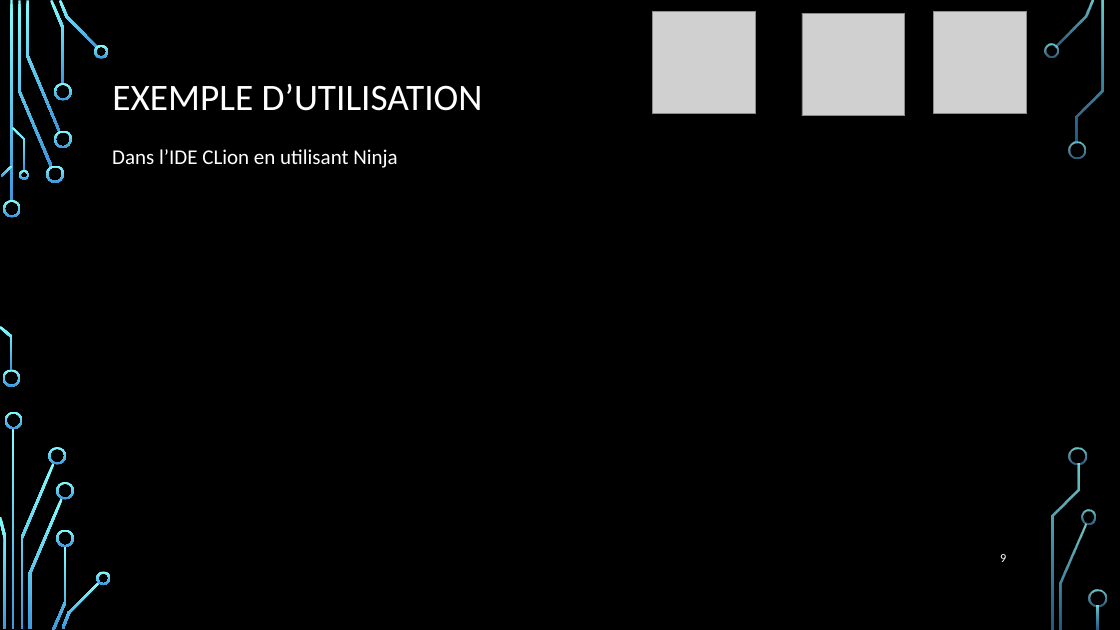
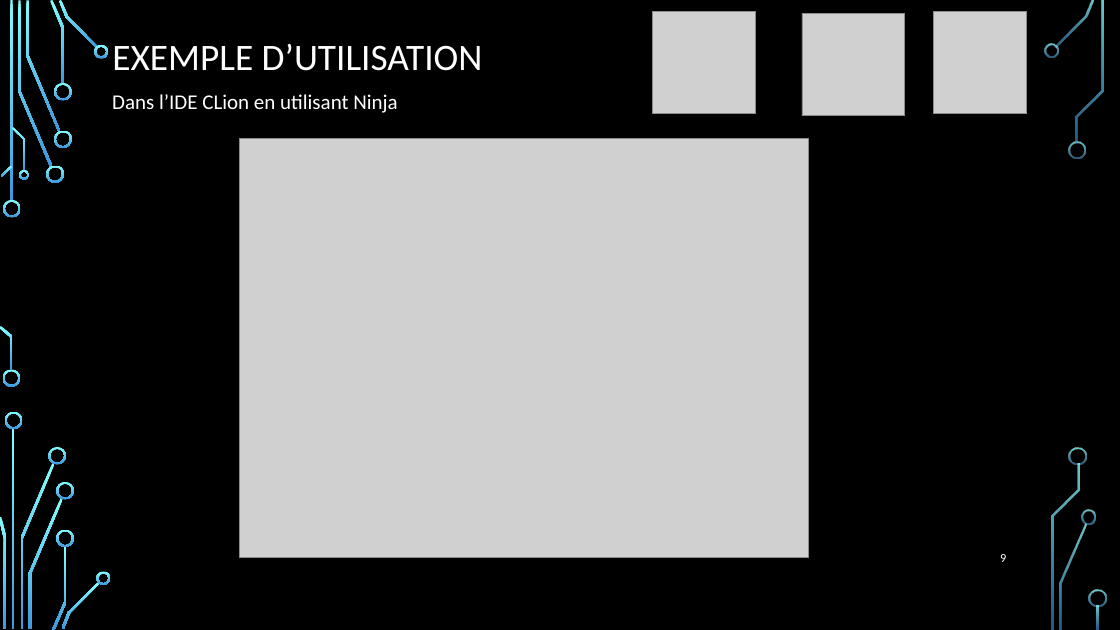
Before and after one commit to 0fil0/presentation-CMake-CTest, a slide deck: slide 9 of CMake, Ctest et les systèmes de construction.pptx. Drawn at 1120x630 pixels with LibreOffice and Linux fonts; fonts in the diff are those of the drawing; grey boxes stand for pictures; background and template pictures are left out. Boxes give left, top, right and bottom in pixels: in the first picture for what was removed or moved away, otherwise in the second. Text is boxed around its words. In the diff, an @@ line names an element or a change of style, - is before the commit and + after.

```diff
--- a/CMake, Ctest et les systèmes de construction.pptx
+++ b/CMake, Ctest et les systèmes de construction.pptx
@@ title "EXEMPLE D’UTILISATION": place and size @@
-title "EXEMPLE D’UTILISATION" at [112,84,483,111]
+title "EXEMPLE D’UTILISATION" at [112,44,483,71]
@@ text "Dans l’IDE CLion en utilisant ...": place and size @@
-text "Dans l’IDE CLion en utilisant ..." at [112,149,397,168]
+text "Dans l’IDE CLion en utilisant ..." at [112,94,397,113]
@@ picture added at [239,139,808,558] @@
```
Also in this commit, not shown: 4 other slides changed, 9 slides added, 1 slide removed, 12 other files.
